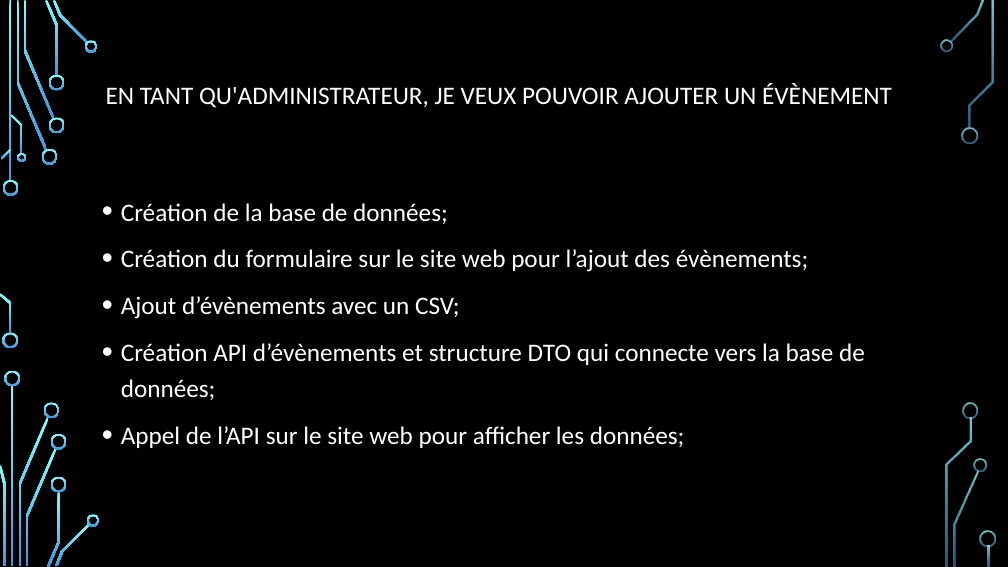
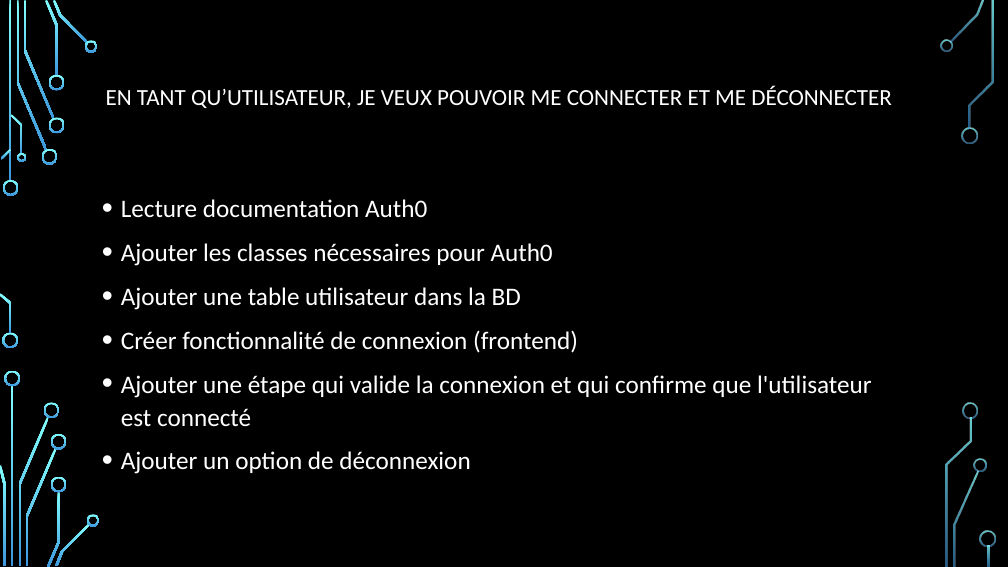
Before and after one commit to DFC-Informatique-Cegep-de-Sainte-Foy/GestionEquipesSportives, a slide deck: slide 6 of Documentation/Revue 2/Presentation_Revue_2.pptx. Drawn at 1008x567 pixels with LibreOffice and Linux fonts; fonts in the diff are those of the drawing; background and template pictures are left out. Boxes give left, top, right and bottom in pixels: in the first picture for what was removed or moved away, otherwise in the second. Text is boxed around its words. In the diff, an @@ line names an element or a change of style, - is before the commit and + after.

```diff
--- a/Documentation/Revue 2/Presentation_Revue_2.pptx
+++ b/Documentation/Revue 2/Presentation_Revue_2.pptx
@@ title at [106, 85, 892, 108]: text changed; size 24 to 22 pt @@
-EN TANT QU'ADMINISTRATEUR, JE VEUX POUVOIR AJOUTER UN ÉVÈNEMENT
+EN TANT QU’UTILISATEUR, JE VEUX POUVOIR ME CONNECTER ET ME DÉCONNECTER
@@ text at [121, 199, 872, 474]: text changed @@
-• Création de la base de données;
-• Création du formulaire sur le site web pour l’ajout des évènements;
-• Ajout d’évènements avec un CSV;
-• Création API d’évènements et structure DTO qui connecte vers la base de données;
-• Appel de l’API sur le site web pour afficher les données;
+• Lecture documentation Auth0
+• Ajouter les classes nécessaires pour Auth0
+• Ajouter une table utilisateur dans la BD
+• Créer fonctionnalité de connexion (frontend)
+• Ajouter une étape qui valide la connexion et qui confirme que l'utilisateur est connecté
+• Ajouter un option de déconnexion
```
Also in this commit, not shown: 8 other slides changed, 2 slides added, 1 other file.
